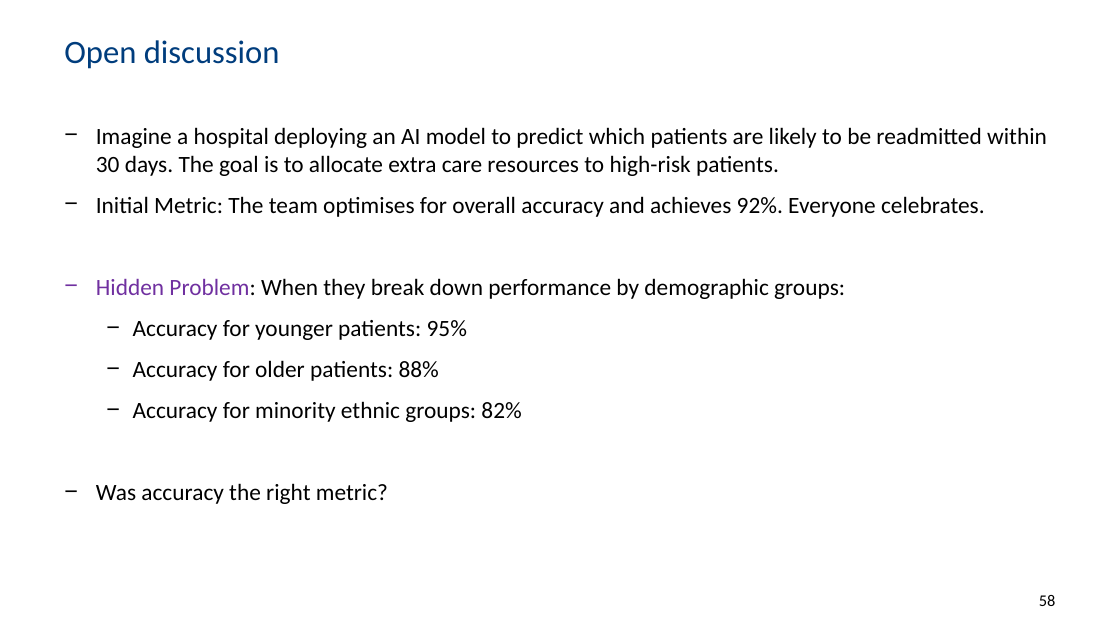
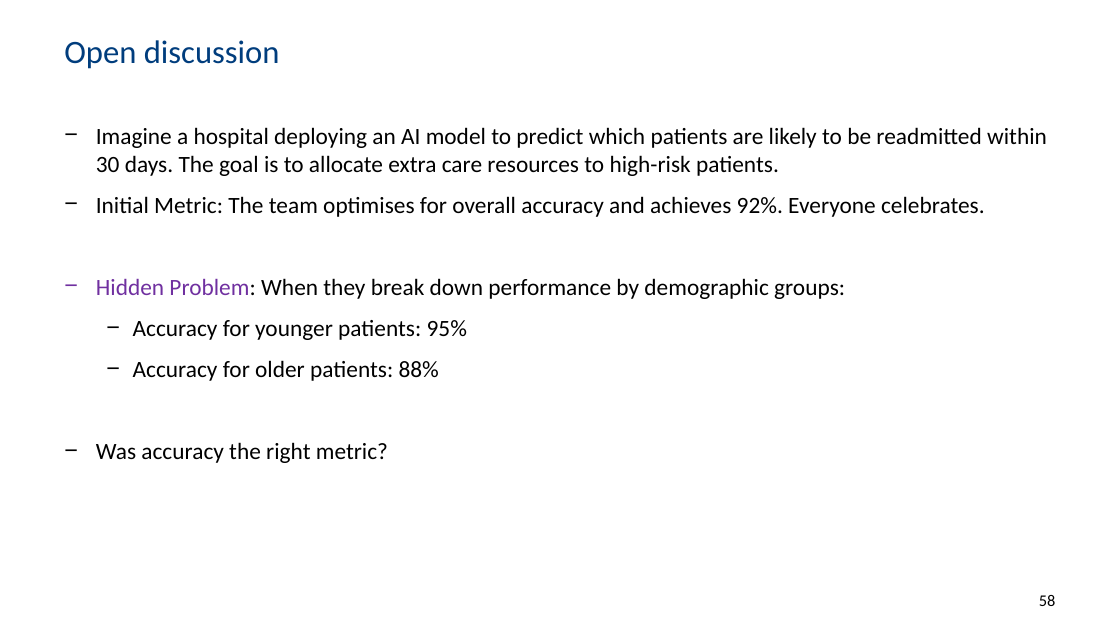
Before and after one commit to ML4NS/ml4ns.github.io, a slide deck: slide 58 of slides/04- Bayesian models/ML4NuerScience_BayesianModels.pptx. Drawn at 1120x630 pixels with LibreOffice and Linux fonts; fonts in the diff are those of the drawing; background and template pictures are left out. Boxes give left, top, right and bottom in pixels: in the first picture for what was removed or moved away, otherwise in the second. Text is boxed around its words. In the diff, an @@ line names an element or a change of style, - is before the commit and + after.

Commit message:
Update Bayesian and ensemble model slides and handouts
Added annotated version of Bayesian models slides. Updated original PowerPoint and PDF handouts for Bayesian models and ensemble/kernel models with new corrections.

```diff
--- a/slides/04- Bayesian models/ML4NuerScience_BayesianModels.pptx
+++ b/slides/04- Bayesian models/ML4NuerScience_BayesianModels.pptx
@@ text at [133,401,521,422]: paragraph removed @@
-  − Accuracy for minority ethnic groups: 82%
```
Also in this commit, not shown: 3 other files.
